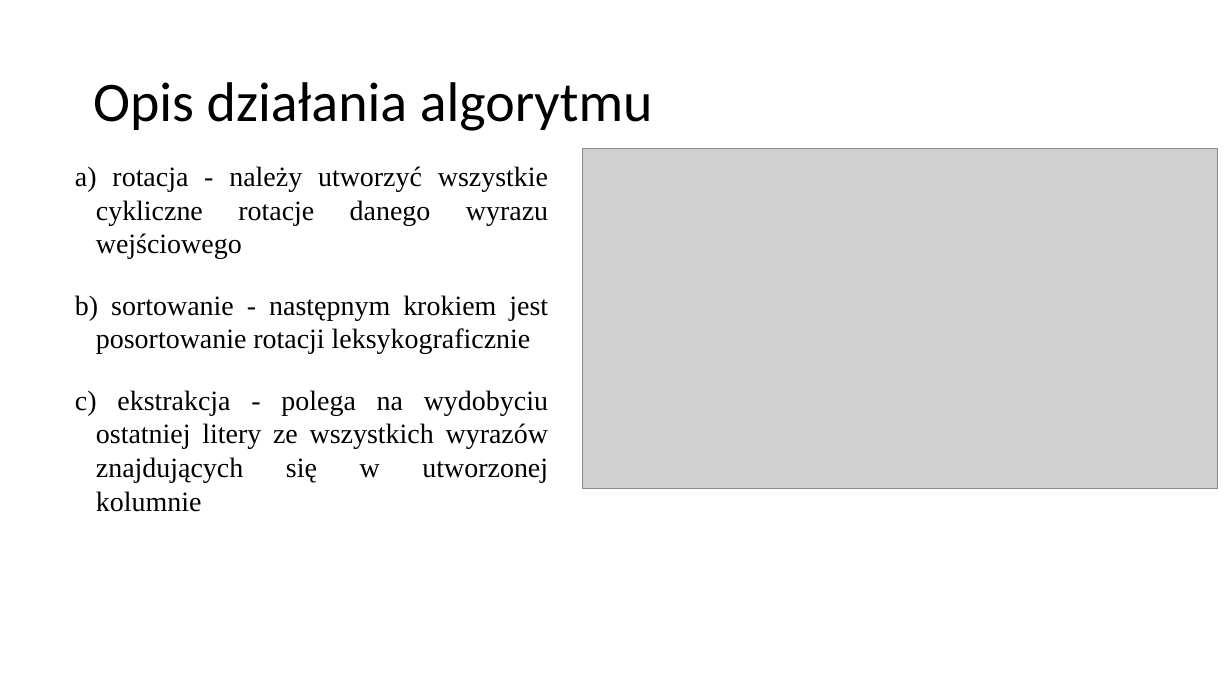
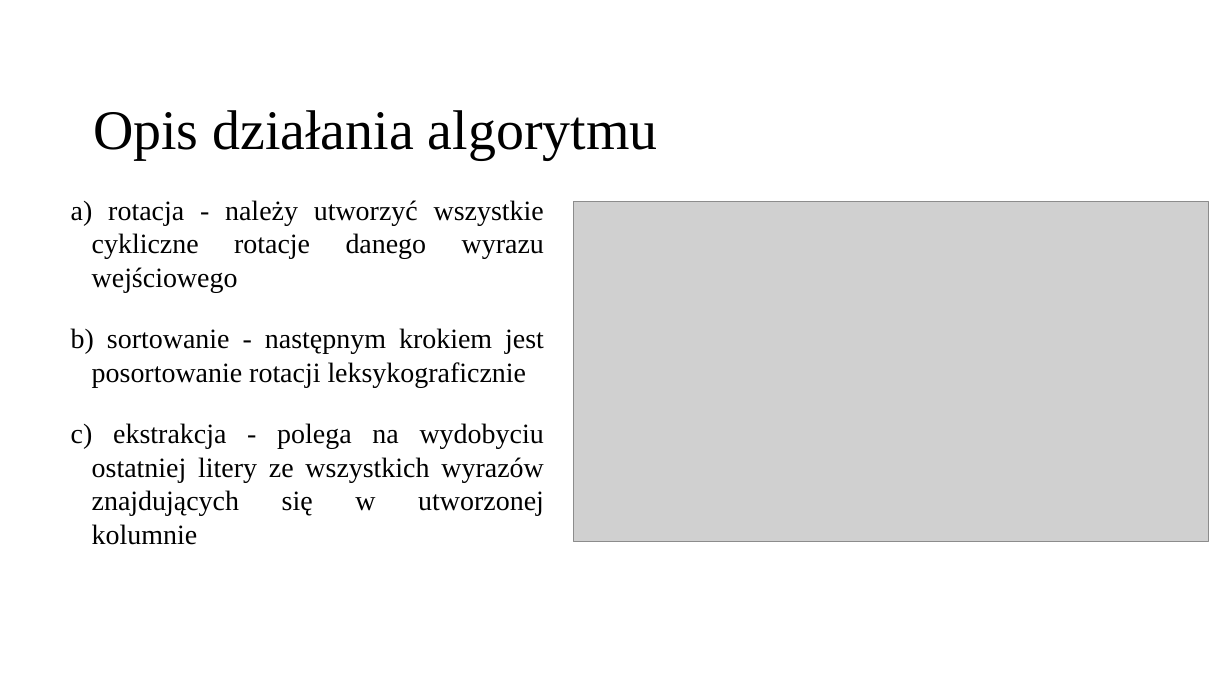
Before and after one commit to fraczpa22/SDUP_BWT_transformata, a slide deck: slide 2 of mpims_Paweł_Frączkiewicz.ppt. Drawn at 1232x693 pixels with LibreOffice and Linux fonts; fonts in the diff are those of the drawing; grey boxes stand for pictures; background and template pictures are left out. Boxes give left, top, right and bottom in pixels: in the first picture for what was removed or moved away, otherwise in the second. Text is boxed around its words. In the diff, an @@ line names an element or a change of style, - is before the commit and + after.

```diff
--- a/mpims_Paweł_Frączkiewicz.ppt
+++ b/mpims_Paweł_Frączkiewicz.ppt
@@ title "Opis działania algorytmu": place and size @@
-title "Opis działania algorytmu" at box(93, 82, 653, 131)
+title "Opis działania algorytmu" at box(93, 110, 657, 160)
@@ title "Opis działania algorytmu" at box(93, 110, 657, 160): font Calibri to Times New Roman @@
@@ text "a) rotacja - należy utworzyć ...": place and size @@
-text "a) rotacja - należy utworzyć ..." at box(75, 166, 548, 512)
+text "a) rotacja - należy utworzyć ..." at box(71, 200, 544, 545)
@@ picture: place and size @@
-picture at box(583, 148, 1218, 489)
+picture at box(574, 201, 1209, 542)
```
Also in this commit, not shown: 7 other slides changed.
